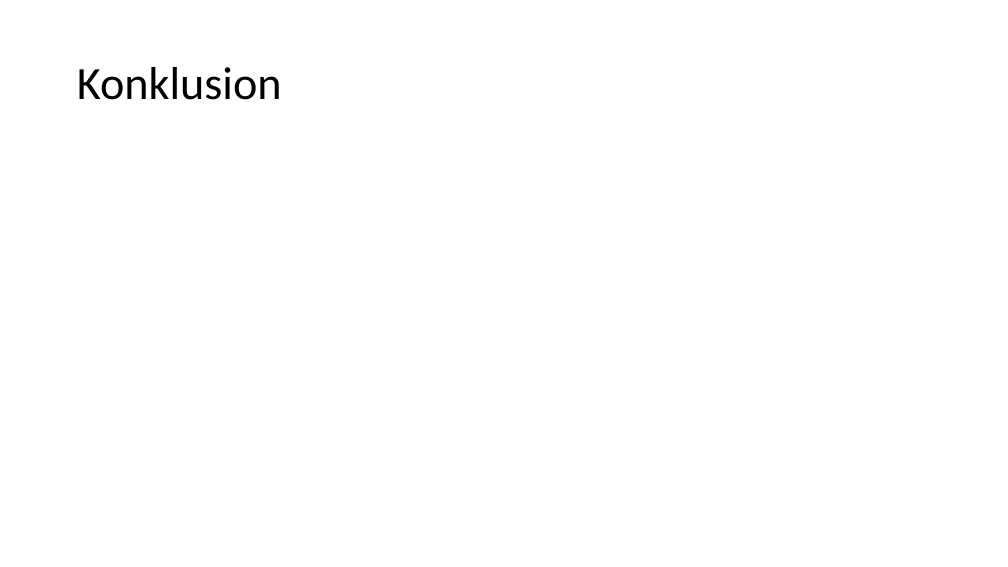
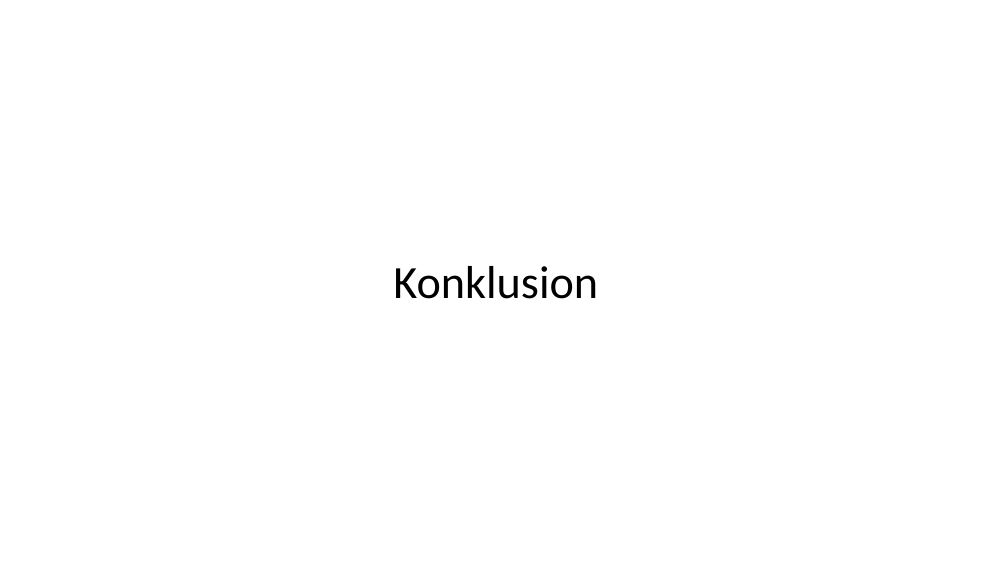
Before and after one commit to BenjaminElifLarsen/Machine_Learning_School, a slide deck: slide 14 of Case/Presentation/Presentation.pptx (slide 13 before the commit). Drawn at 1008x567 pixels with LibreOffice and Linux fonts; fonts in the diff are those of the drawing. Boxes give left, top, right and bottom in pixels: in the first picture for what was removed or moved away, otherwise in the second. Text is boxed around its words. In the diff, an @@ line names an element or a change of style, - is before the commit and + after.

```diff
--- a/Case/Presentation/Presentation.pptx
+++ b/Case/Presentation/Presentation.pptx
@@ title "Konklusion" moved from (x1=77, y1=67, x2=282, y2=100) to (x1=393, y1=266, x2=598, y2=299) @@
@@ title "Konklusion" at (x1=393, y1=266, x2=598, y2=299): alignment left to centre @@
```
Also in this commit, not shown: 7 other slides changed, 2 slides added, 2 other files.
